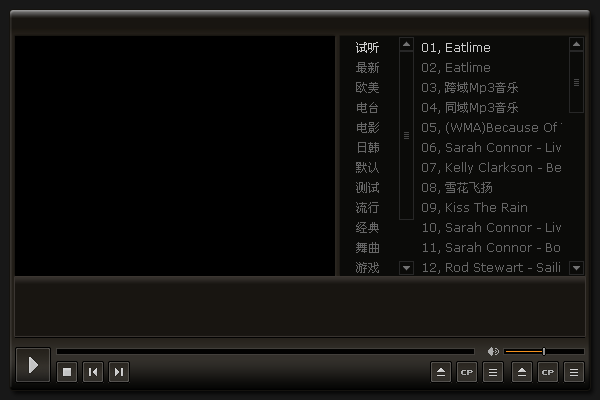
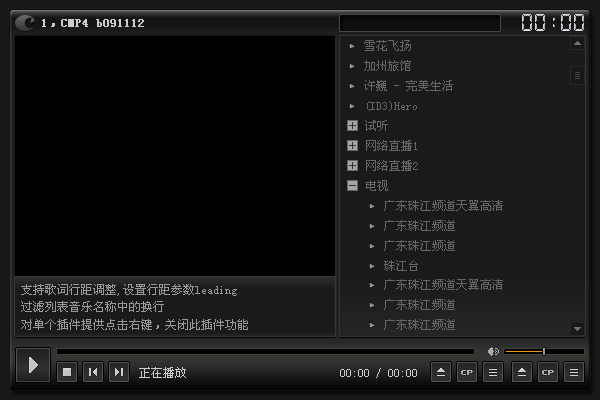
Layers edited between the first and the second 600px x 400px image:
added layer "支持歌词行距调整,设置行距参数leading 过滤列表音乐名称中的换行 对单个插件提供点击右键，关闭此插件功能" in group "lrc" over [21, 284, 248, 330]
added layer "图层 12 副本" in group "lrc" over [15, 277, 335, 336]
hid "图层 12" over [15, 277, 585, 336]
added layer "形状 4" in group "list" over [340, 15, 500, 31]
renamed "图层 3" to "图层 13", painted on it over [347, 36, 585, 336]
painted on "图层 5" over [340, 36, 585, 336]
added layer "1，CMP4 b091112" in group "main" over [42, 19, 144, 27]
added layer "logo" (70%) in group "main" over [15, 15, 35, 31]
added layer "num" in group "main" over [522, 14, 584, 31]
added layer "00:00 / 00:00" in group "main" over [340, 368, 417, 378]
added layer "正在播放" in group "main" over [139, 367, 186, 378]
painted on "图层 11 副本" over [430, 361, 504, 383]
painted on "图层 11" over [511, 361, 585, 383]
painted on "图层 8" over [56, 361, 130, 383]
painted on "图层 7" over [15, 347, 51, 383]
